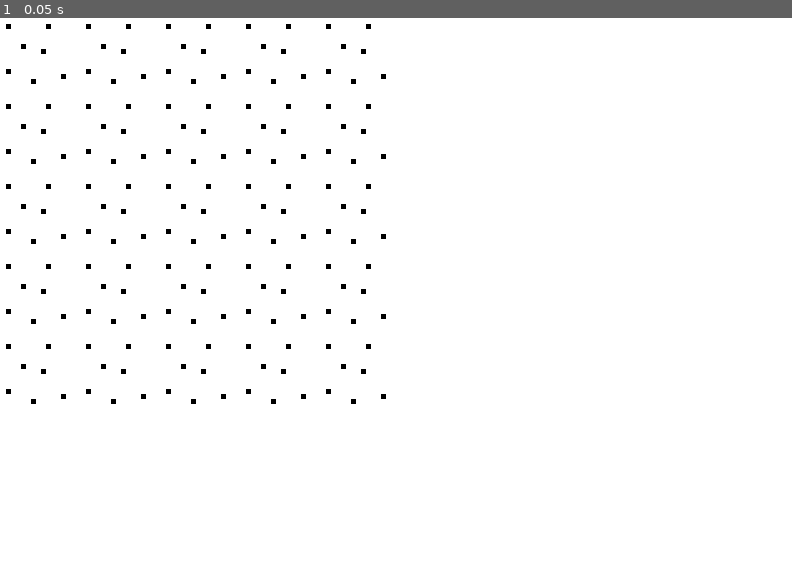
Above: before the commit, frame 1.
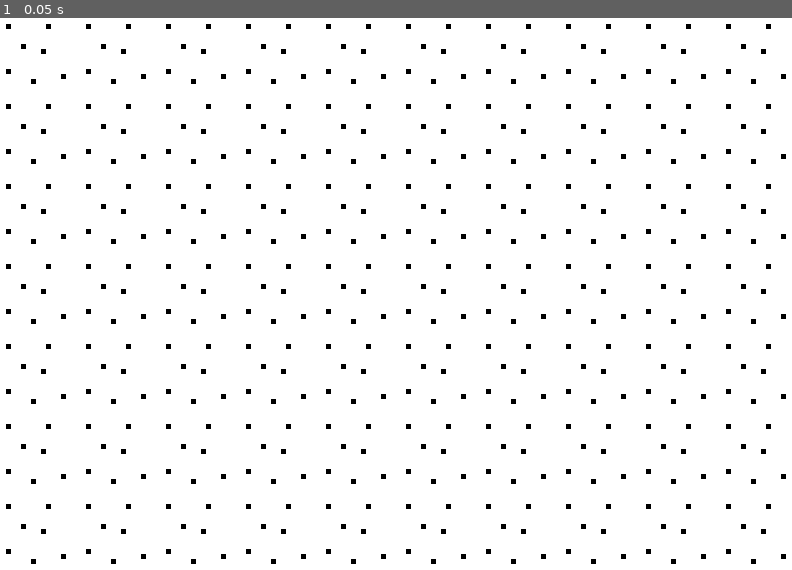
Above: after the commit, the same moment.

Repository: Saf-bonesman/bone-wars-proto-1
Game: Godot game, scene res://scenes/Board.tscn
Two runs of this game, one before a commit and one after it. Both use one fixed random seed, a clock stepped at 60 frames per second and the inputs below. The project has no main scene, so this scene is started directly.
Inputs:
- Up to frame 1 (0.05 s): no input

The runs differ from the first frame. In frame 1, 1.8% of the frame differs, in the area x 0-100%, y 1-99%.

Commit message:
rename game file

Diff:
--- a/scripts/board.gd
+++ b/scripts/board.gd
@@ -1,8 +1,8 @@
 extends Node2D
 
 ## generates and draws a board state
-@export var board_width : int = 5
-@export var board_height : int = 5
+@export var board_width : int = 10
+@export var board_height : int = 7
 @export var terrain : TileMapLayer
 const tileSize = 16
 var board : Dictionary = {}
